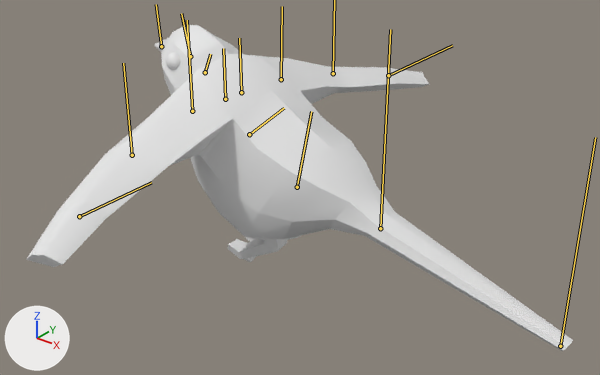
Before and after pictures for a commit that changed the FBX model Assets/Models/Sinsonte/sinsonte_idle.fbx.
One viewpoint serves both versions: a camera (50 mm lens) standing at (0.243, -0.315, 0.196) and looking at (0.001, -0.013, 0.008). Every picture has the same lights, and +X, +Y and +Z are marked at lower left. The bones that bend it are drawn over the model as lines.

In view in the first picture: 'pasted__Sphere', 'pasted__sinsonte'.
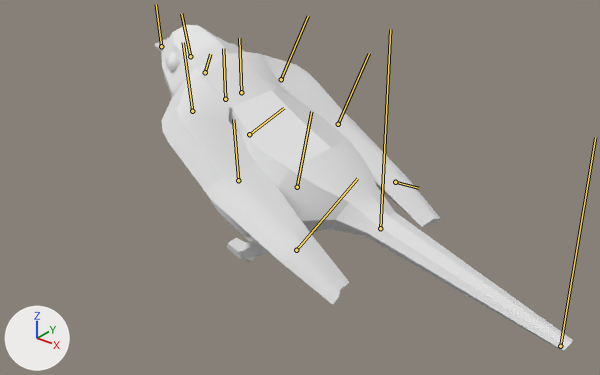
The newer file adds an action. The first version stands in its rest pose; the second is drawn at frame 2 of the action 'Take 001'.

What differs and where, as boxes (x1, y1, x2, y2) in the pictures (600 x 375 px):
```json
{"object": "pasted__sinsonte", "change": "posed", "before": [26, 25, 573, 351], "after": [154, 25, 573, 351], "on screen": "23% narrower"}
{"object": "pasted__Sphere", "change": "posed", "before": [166, 52, 181, 70], "after": [166, 52, 180, 71]}
{"bone": "joint38", "before": "(192, 111) to (187, 20)", "after": "(192, 111) to (183, 42)"}
{"bone": "joint42", "before": "(281, 79) to (282, 6)", "after": "(281, 79) to (308, 16)"}
```

Edits to the scene script, one JSON object a line:
```json
{"block": "bone_joint38", "where": "bone_joint38 = bpy.data.objects['Armature'].pose.bones['joint38']  # child of 'joint37'"}
{"op": "set", "path": "bone_joint38.rotation_quaternion", "old": "(1.0, 0.0, 0.0, 0.0)", "new": "(0.825, -0.002, 0.514, -0.234)", "note": "degrees (0, 0, 0) -> degrees (-27, 58, -47)"}
{"block": "bone_joint42", "where": "bone_joint42 = bpy.data.objects['Armature'].pose.bones['joint42']  # child of 'joint41'"}
{"op": "set", "path": "bone_joint42.rotation_quaternion", "old": "(1.0, 0.0, 0.0, 0.0)", "new": "(0.806, 0.111, -0.558, -0.162)", "note": "degrees (0, 0, 0) -> degrees (46, -60, -50)"}
```
